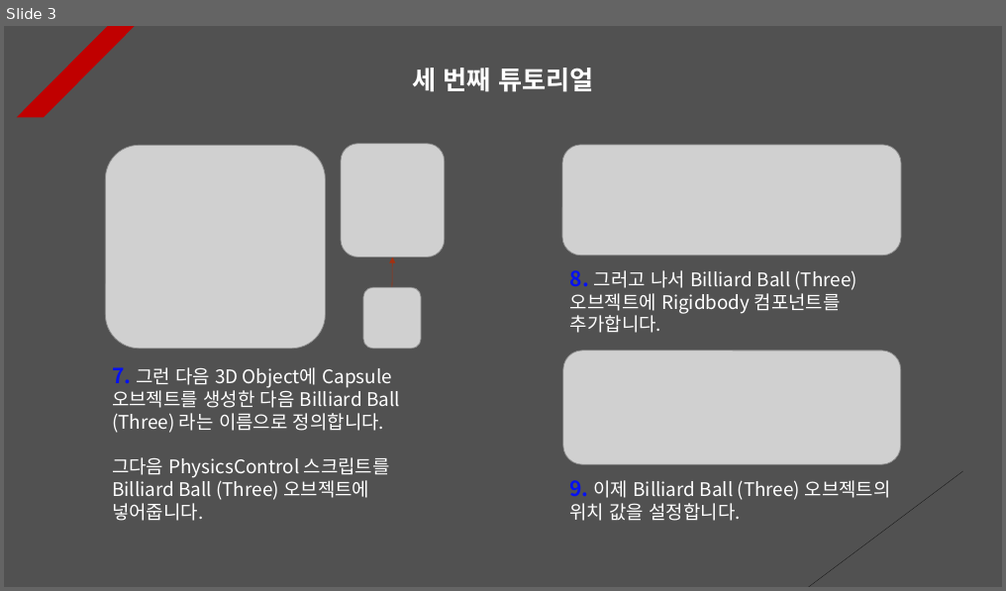
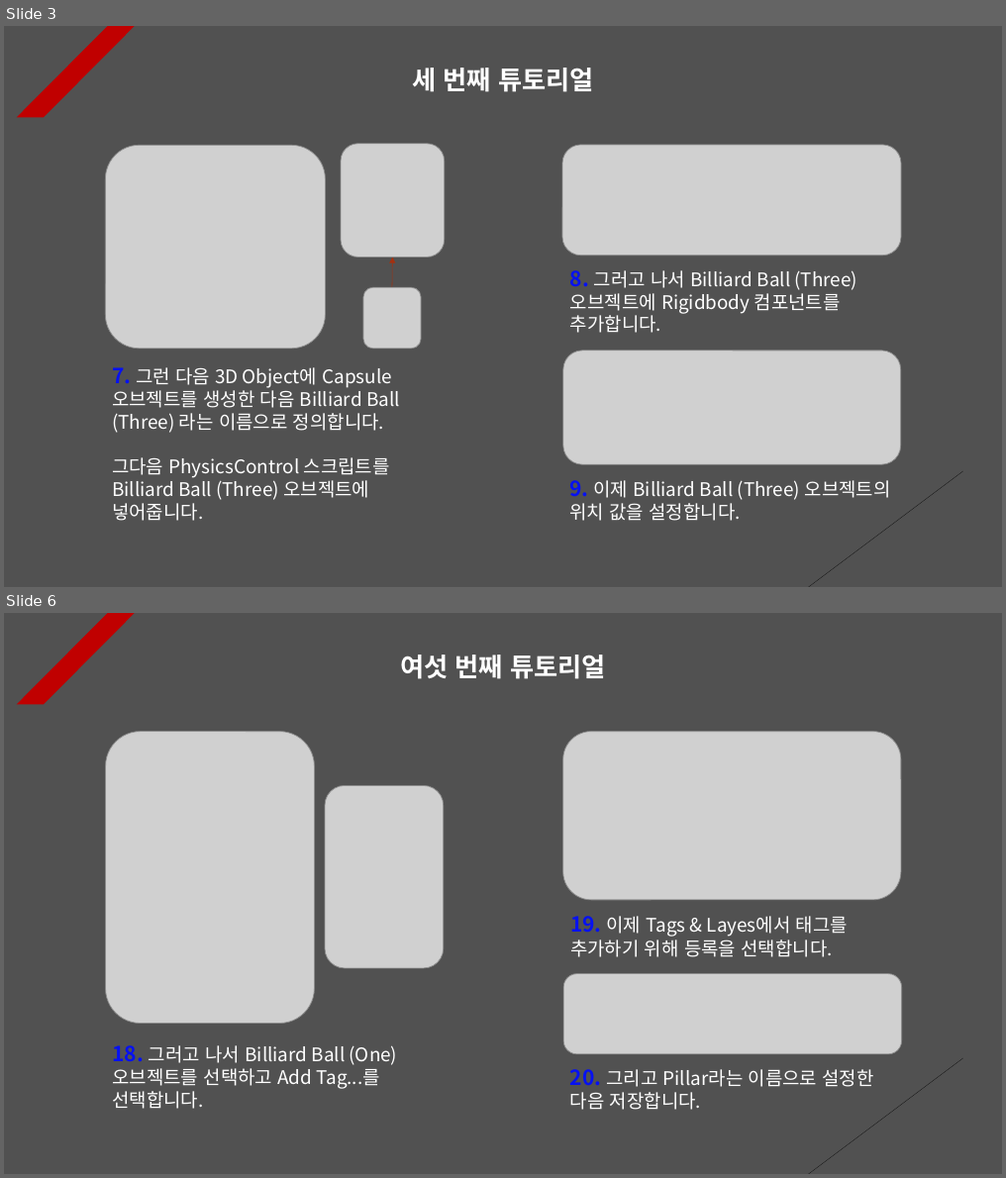
Before and after one commit to Unity2033/3D-UnityEngine, a slide deck: Assets/Physics/PPT Data/Physics Example.pptx. Shown one above the other, each under a label of ours: slide 3 before the commit, slides 3 and 6 after it; the slides between them are not shown. The pictures are 1006x591 and 1006x1178 pixels, drawn with LibreOffice and Linux fonts; fonts in the diff are those of the drawing; grey boxes stand for pictures. Boxes give left, top, right and bottom in pixels: in the first picture for what was removed or moved away, otherwise in the second. Text is boxed around its words. In the diff, an @@ line names an element or a change of style, - is before the commit and + after.

```diff
--- a/Assets/Physics/PPT Data/Physics Example.pptx
+++ b/Assets/Physics/PPT Data/Physics Example.pptx
@@ slide 6 added at <box>4,613,1002,1174</box>, background #515151; not listed: 2 template elements that a slide beside it also shows @@
@@ text added at <box>400,655,605,679</box>, 25 pt, text #FFFFFF, bold @@
+여섯 번째 튜토리얼
@@ picture added at <box>106,731,315,1023</box> @@
@@ picture added at <box>563,731,901,900</box> @@
@@ picture added at <box>325,786,444,968</box> @@
@@ text added at <box>570,916,847,958</box>, 18 pt, text #FFFFFF @@
+19. 이제 Tags & Layes에서 태그를 추가하기 위해 등록을 선택합니다.
@@ picture added at <box>564,973,902,1054</box> @@
@@ text added at <box>112,1046,398,1109</box>, 18 pt, text #FFFFFF @@
+18. 그러고 나서 Billiard Ball (One) 오브젝트를 선택하고 Add Tag...를 선택합니다.
@@ text added at <box>570,1069,874,1110</box>, 18 pt, text #FFFFFF @@
+20. 그리고 Pillar라는 이름으로 설정한 다음 저장합니다.
```
Also in this commit, not shown: 1 slide changed, 3 other slides added, 38 other files.
